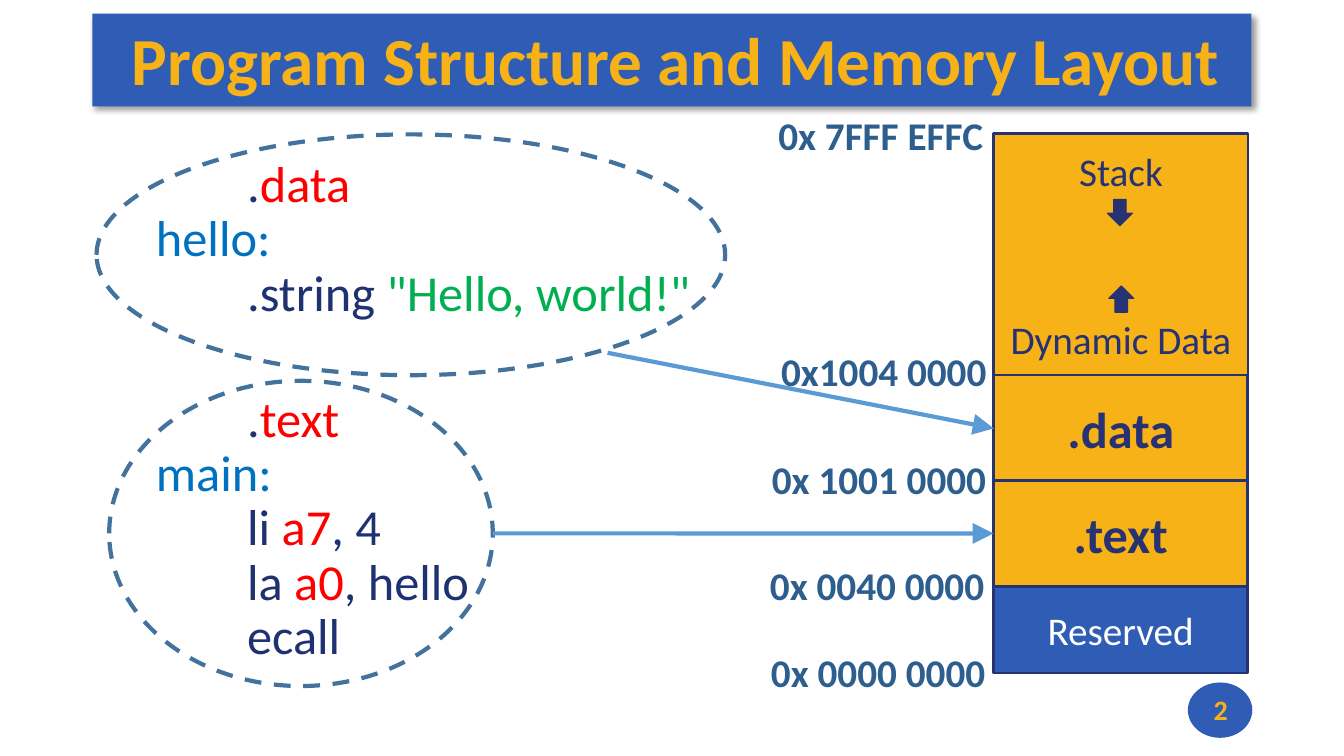
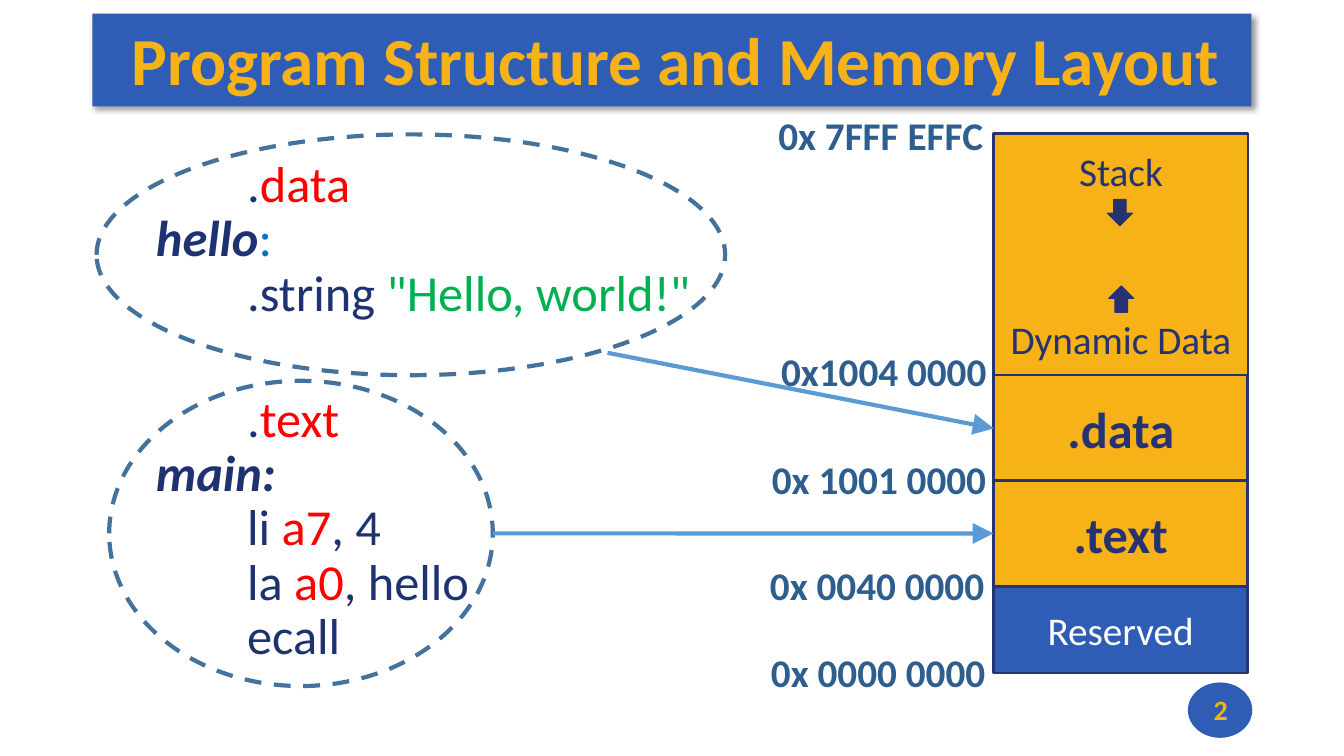
Before and after one commit to andrewt0301/hse-acos-course, a slide deck: slide 2 of docs/part1ca/05_MacrosBranchesArrays/CA_Lecture_05.pptx. Drawn at 1344x756 pixels with LibreOffice and Linux fonts; fonts in the diff are those of the drawing. Boxes give left, top, right and bottom in pixels: in the first picture for what was removed or moved away, otherwise in the second. Text is boxed around its words. In the diff, an @@ line names an element or a change of style, - is before the commit and + after.

```diff
--- a/docs/part1ca/05_MacrosBranchesArrays/CA_Lecture_05.pptx
+++ b/docs/part1ca/05_MacrosBranchesArrays/CA_Lecture_05.pptx
@@ text at (156,220,276,492): text colour #0070C0 to #1E3272, bold on, italic on in "hello:", "main:" @@
```
Also in this commit, not shown: 4 slides added, 1 other file.
